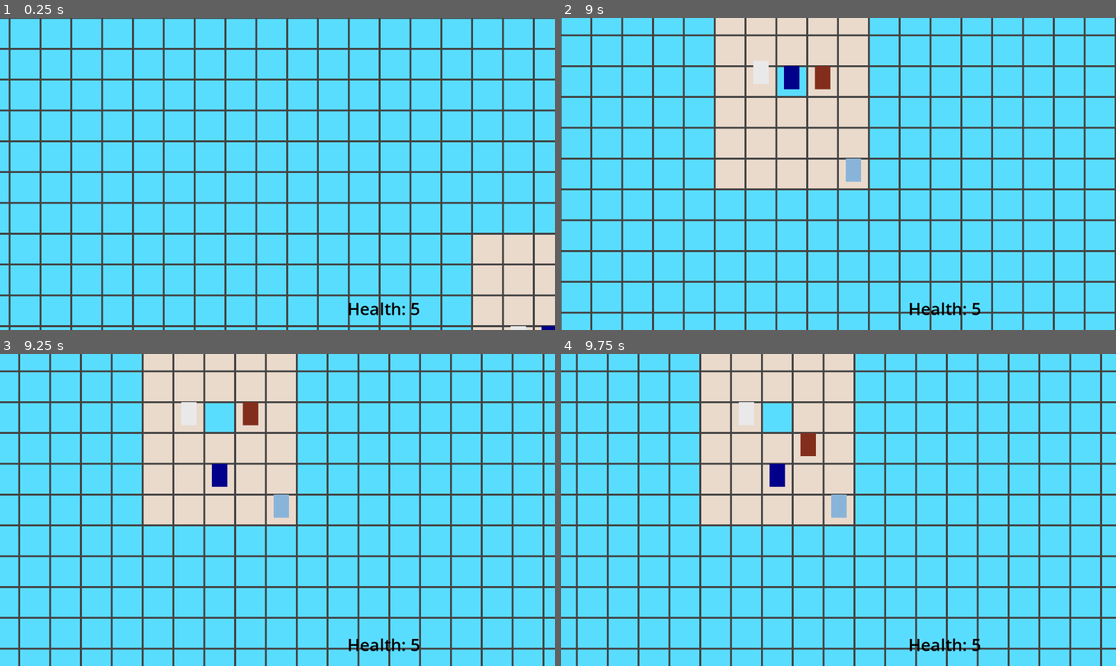
Above: before the commit, frames 1-4 (two rows, left to right).
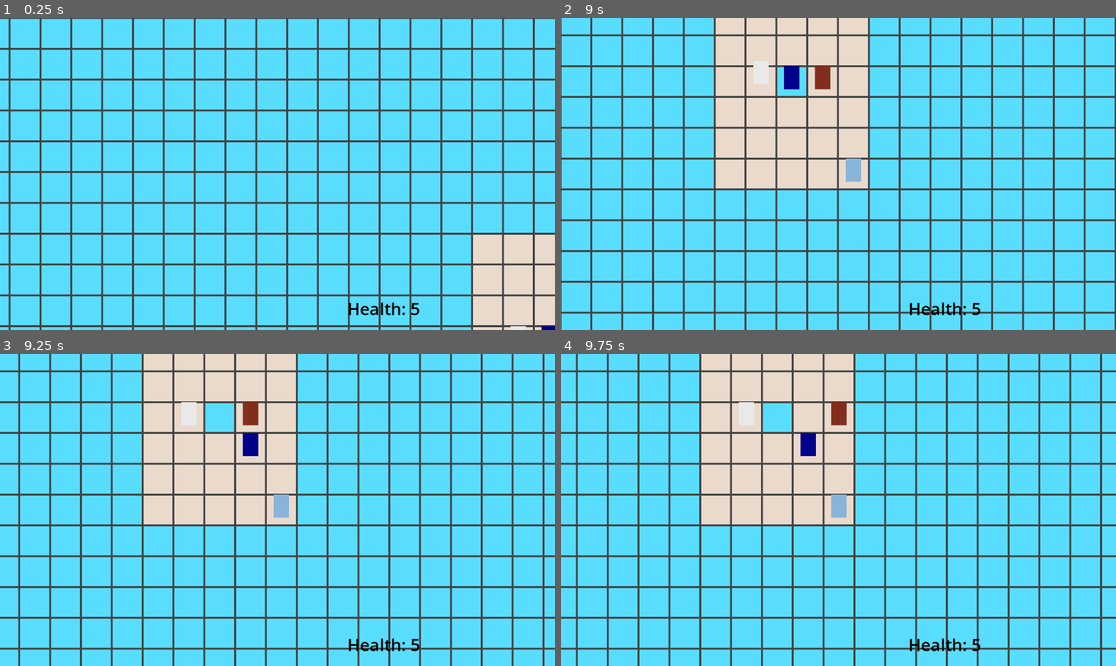
Above: after the commit, the same moments.

Repository: markus-akerlund-larsson/Squaro
Game: Godot game, scene res://game.tscn
Same seed, same stepped clock (60 frames per second), same inputs: the game is played once before the commit and once after it.
Inputs (mouse positions are in pixels of both pictures, inside the frame that each line leads up to):
- Up to frame 1 (0.25 s): no input
- Up to frame 2 (9 s): move the mouse to (810, 236) at 0.52 s; press the mouse at (810, 236) at 0.53 s; move the mouse to (1005, 220) at 1.27 s; release the mouse at (1005, 220) at 1.28 s; click (1005, 220) at 1.35 s; tap Enter at 2, 4.25, 5.75 s; move the mouse to (672, 127) at 2.02 s; press the mouse at (672, 127) at 2.03 s; tap Space at 2.75, 5, 6.5 s; move the mouse to (866, 174) at 2.77 s; release the mouse at (866, 174) at 2.78 s; click (866, 174) at 2.85 s; move the mouse to (755, 96) at 3.52 s; press the mouse at (755, 96) at 3.53 s; move the mouse to (960, 158) at 4.27 s; release the mouse at (960, 158) at 4.28 s; click (960, 158) at 4.35 s; move the mouse to (727, 189) at 5.02 s; press the mouse at (727, 189) at 5.03 s; move the mouse to (894, 105) at 5.77 s; release the mouse at (894, 105) at 5.78 s; click (894, 105) at 5.85 s; move the mouse to (810, 236) at 6.52 s; press the mouse at (810, 236) at 6.53 s; move the mouse to (1005, 220) at 7.27 s; release the mouse at (1005, 220) at 7.28 s; click (1005, 220) at 7.35 s; move the mouse to (672, 127) at 8.02 s; press the mouse at (672, 127) at 8.03 s; move the mouse to (866, 174) at 8.77 s; release the mouse at (866, 174) at 8.78 s; click (866, 174) at 8.85 s
- Up to frame 3 (9.25 s): no input
- Up to frame 4 (9.75 s): move the mouse to (755, 432) at 9.52 s; press the mouse at (755, 432) at 9.53 s

Frames 1-2 are identical in both runs. In frame 3, 0.4% of the frame differs, in the area x 38-47%, y 25-43%; in frame 4, 0.7%, in the area x 37-52%, y 15-43%.

Commit message:
fixed some bugs and reworked enemy turn function

Diff:
--- a/game_rules/game_rules.gd
+++ b/game_rules/game_rules.gd
@@ -49,46 +49,45 @@
 		var dir = _select_enemy_dir(state, enemy)
 
 		if MapState.gridDistance(state.player.position, enemy.position) == 1:
-			# attacking code here
-			if(!enemy.tags.has(EnemyState.Tag.HARMLESS)):
-				state.player.health -= 1
-				actions.append(PlayerDamageAction.new(state.player.health))
-			if(enemy.tags.has(EnemyState.Tag.HIT_AND_RUN)):
-				enemy.status[EnemyState.Status.RETREATING] = 3
-			if(enemy.tags.has(EnemyState.Tag.COOLDOWN)):
-				enemy.status[EnemyState.Status.RESTING] = 3
+			actions.append_array(_enemy_attack(state, enemy))
 
-		if enemy.status.has(EnemyState.Status.BUMPED):
-			enemy.status.erase(EnemyState.Status.BUMPED)
+		if enemy.status.has(EnemyState.Status.RESTING):
 			dir = Vector2i.ZERO
 
-		if enemy.status.has(EnemyState.Status.RESTING):
-			enemy.status[EnemyState.Status.RESTING] -= 1
-			dir = Vector2i.ZERO
-			if enemy.status[EnemyState.Status.RESTING] < 1:
-				enemy.status.erase(EnemyState.Status.RESTING)
-
-		if _valid_enemy_move(state, enemy, enemy.position+dir):
+		if _valid_enemy_move(state, enemy, enemy.position+dir) and not enemy.status.has(EnemyState.Status.BUMPED):
 			enemy.position += dir
 			actions.append(MoveAction.new(enemy.id, enemy.position))
 
-		if enemy.tags.has(EnemyState.Tag.FLYING):
-			print("flying")
+		if enemy.tags.has(EnemyState.Tag.FLYING) and not enemy.status.has(EnemyState.Status.BUMPED):
 			dir = _select_enemy_dir(state, enemy)
 			if _valid_enemy_move(state, enemy, enemy.position+dir):
 				print(str(dir))
 				enemy.position += dir
 				actions.append(MoveAction.new(enemy.id, enemy.position))
 
+		_count_down_status(enemy, EnemyState.Status.RESTING)
+		_count_down_status(enemy, EnemyState.Status.RETREATING)
+		_count_down_status(enemy, EnemyState.Status.BUMPED)
 
 	return Update.new(actions, state)
+
+static func _enemy_attack(state: GameState, enemy: EnemyState) -> Array[Action]:
+	var actions: Array[Action] = []
+	if(!enemy.tags.has(EnemyState.Tag.HARMLESS)):
+		state.player.health -= 1
+		actions.append(PlayerDamageAction.new(state.player.health))
+	if(enemy.tags.has(EnemyState.Tag.HIT_AND_RUN)):
+		enemy.status[EnemyState.Status.RETREATING] = 3
+	if(enemy.tags.has(EnemyState.Tag.COOLDOWN)):
+		enemy.status[EnemyState.Status.RESTING] = 3
+	return actions
+
 
 static func _enemy_distance_sort(a: EnemyState, b: EnemyState, position: Vector2i) -> bool:
 	return MapState.gridDistance(a.position, position) > MapState.gridDistance(b.position, position)
 
 static func _valid_enemy_move(state: GameState, enemy: EnemyState, pos: Vector2i) -> bool:
 	return (enemy.position != pos
-			and MapState.gridDistance(enemy.position, state.player.position) > 1
 			and (state.map.get_tile(pos) == &"Ground" or (enemy.tags.has(EnemyState.Tag.FLYING) and state.map.get_tile(pos) == &"Water"))
 			and not state.blocked_tile(pos))
 
@@ -107,7 +106,7 @@
 			#if they're the same, pick based on player's last move
 			# > : move along the same axis as the player did (more like Auro)
 			# < : move along the opposite axis as the player did (more "chasing")
-			if abs(state.player.last_move_dir.x) < abs(state.player.last_move_dir.y):
+			if abs(state.player.last_move_dir.x) > abs(state.player.last_move_dir.y):
 				dir = Vector2i(sign(playerDir).x, 0)
 			else:
 				dir = Vector2i(0, sign(playerDir).y)
@@ -115,15 +114,14 @@
 		if enemy.status.has(EnemyState.Status.RETREATING):
 			dir = -dir
 			alternate = -alternate
-			print(enemy.name)
-			print("enemy retreating")
-			print(dir)
-			print(alternate)
-			enemy.status[EnemyState.Status.RETREATING] -= 1
-			if enemy.status[EnemyState.Status.RETREATING] < 1:
-				enemy.status.erase(EnemyState.Status.RETREATING)
 
 		if not _valid_enemy_move(state, enemy, enemy.position+dir):
 			dir = alternate
 
 		return dir
+
+static func _count_down_status(enemy: EnemyState, status: EnemyState.Status) -> void:
+	if enemy.status.has(status):
+		enemy.status[status] -= 1
+		if enemy.status[status] < 1:
+			enemy.status.erase(status)
